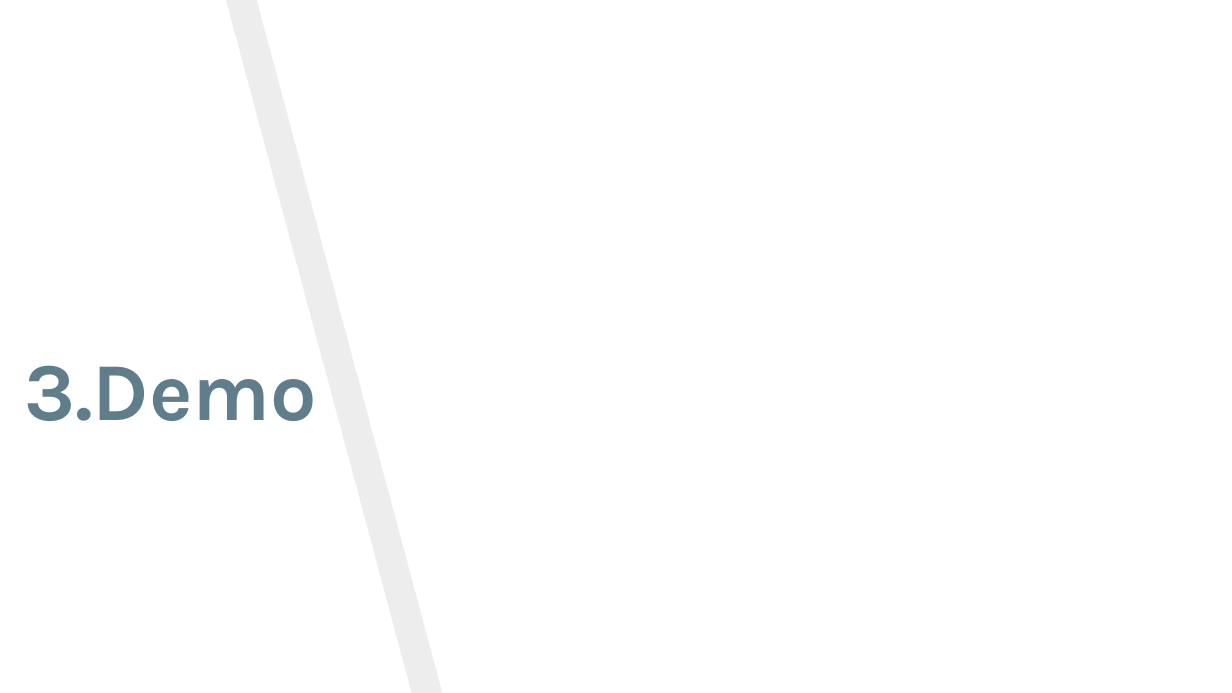
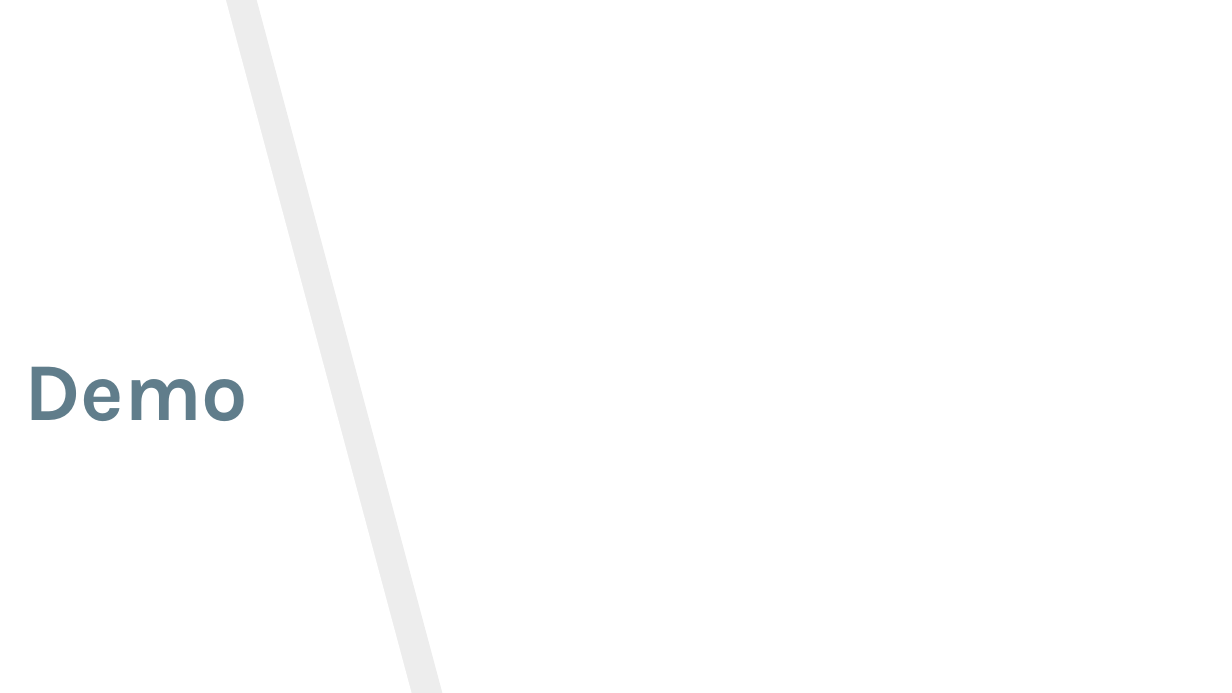
Before and after one commit to huukhang20/SWP391, a slide deck: slide 34 of Documents/pp_miniCap.pptx (slide 9 before the commit). Drawn at 1232x693 pixels with LibreOffice and Linux fonts; fonts in the diff are those of the drawing; background and template pictures are left out. Boxes give left, top, right and bottom in pixels: in the first picture for what was removed or moved away, otherwise in the second. Text is boxed around its words. In the diff, an @@ line names an element or a change of style, - is before the commit and + after.

```diff
--- a/Documents/pp_miniCap.pptx
+++ b/Documents/pp_miniCap.pptx
@@ title at [24, 366, 248, 421]: text changed @@
-3.Demo
+Demo
```
Also in this commit, not shown: 6 other slides changed, 28 slides added, 3 slides removed, 1 other file.
